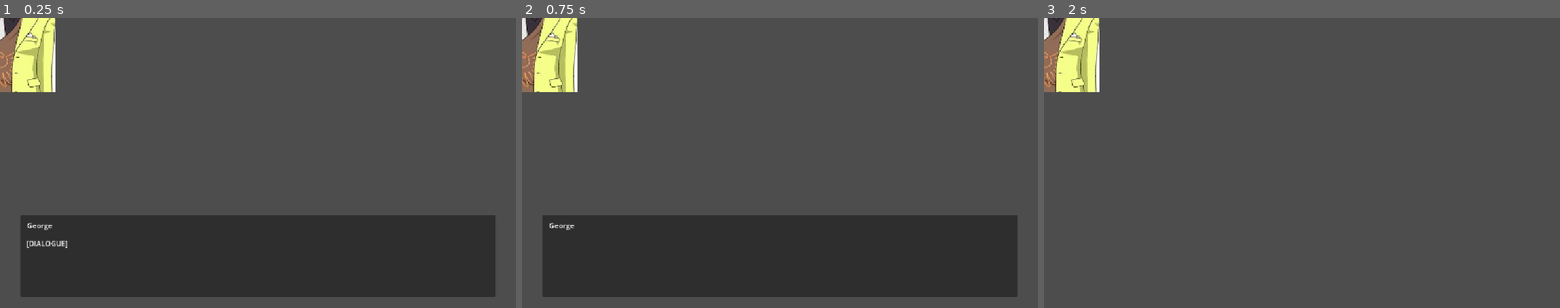
Above: before the commit, frames 1-3 (left to right).
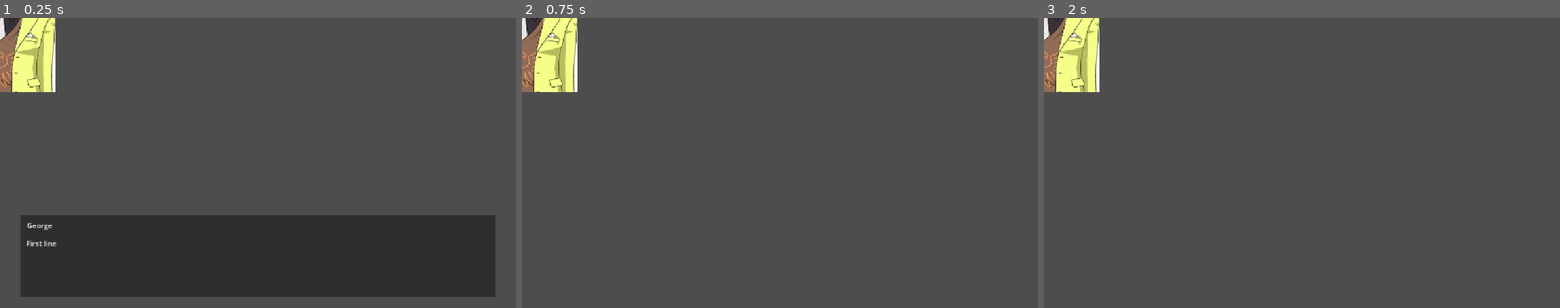
Above: after the commit, the same moments.

Repository: Hugtand2/dd-uge-2
Game: Godot game, scene res://!DEBUG/DebugScenes/test_dialogue/test_dialogue.tscn
Two runs of this game, one before a commit and one after it. Both use one fixed random seed, a clock stepped at 60 frames per second and the inputs below. This scene is started directly instead of the project's main scene.
Inputs (mouse positions are in pixels of both pictures, inside the frame that each line leads up to):
- Up to frame 1 (0.25 s): no input
- Up to frame 2 (0.75 s): tap Enter (ui_accept) at 0.5 s; move the mouse to (893, 148) at 0.52 s; hold Space (Confirm) from 0.53 s (still down); click (893, 148) at 0.67 s
- Up to frame 3 (2 s): tap Enter (ui_accept) at 0.77, 0.8, 1.07, 1.25 s; release Space (Confirm) at 1.25 s; drag from (1198, 177) to (1276, 221) at 1.27 s

The runs differ from the first frame. In frame 1, 0.1% of the frame differs, in the area x 5-14%, y 76-80%; in frame 2, 26%, in the area x 4-96%, y 68-97%; in frame 3, nothing differs.

Commit message:
Made basic work_place and TaxForm class

Diff:
--- a/!DEBUG/DebugScenes/test_dialogue/test_dialogue.gd
+++ b/!DEBUG/DebugScenes/test_dialogue/test_dialogue.gd
@@ -3,7 +3,6 @@
 var george_sprite: Sprite2D
 
 func _ready() -> void:
-	var customer = Customer.new("George")
-	add_child(customer)
-	customer.lines.append_array(customer.data.string_data)
-	customer.speak()
+	var c := Customer.new("George")
+	add_child(c)
+	c.speak()
--- a/Classes/Customer/Customer.gd
+++ b/Classes/Customer/Customer.gd
@@ -2,23 +2,33 @@
 extends Node2D
 
 var sprite: Sprite2D
-var data: CustomerData
+var data: PackedStringArray
 var lines: PackedStringArray = []
+var customer_data: CustomerData
+
 
 func _init(new_name: String, sprite_path: String = "") -> void:
 	name = new_name
-	var file: FileAccess = FileAccess.open(
-		"res://Resources/Customers/"+new_name+"/"+new_name.to_lower()+"_data.txt",
-		FileAccess.READ
-		)
-	data = CustomerData.new(file.get_as_text().split("\n"))
+	var path := "res://Resources/Customers/" + new_name + "/" + new_name.to_lower() + "_data.txt"
+	var file := FileAccess.open(path, FileAccess.READ)
+	if file == null:
+		push_error("Could not open " + path)
+		return
+	data = file.get_as_text().split("\n")
+	customer_data = CustomerData.new(data)
 	sprite = Sprite2D.new()
 	if sprite_path != "":
 		sprite.texture = load(sprite_path)
 	else:
-		sprite.texture = load("res://Resources/Customers/"+new_name+"/"+new_name.to_lower()+".jpg")
-	add_child(sprite) # Draw sprite
+		sprite.texture = load("res://Resources/Customers/" + new_name + "/" + new_name.to_lower() + ".jpg")
+	add_child(sprite)
 
 
 func speak() -> void:
-	DialogueBox.show_lines(name, lines)
+	DialogueBox.start(name, customer_data.read_section("[DIALOGUE]"))
+
+func greet() -> void:
+	var greetings := customer_data.read_section("[GREETINGS]")
+	if greetings.is_empty():
+		return
+	DialogueBox.start(name, PackedStringArray([greetings[randi() % greetings.size()]]))
--- a/Classes/Customer/CustomerData.gd
+++ b/Classes/Customer/CustomerData.gd
@@ -1,18 +1,47 @@
 class_name CustomerData
-extends Customer
+extends RefCounted
 
 var string_data: PackedStringArray
 var view_index: int = 0
 
-func _init(new_data: PackedStringArray) -> void:
-	string_data = new_data
+func _init(raw_lines: PackedStringArray) -> void:
+	# Clean once: strip whitespace/\r and drop empty lines
+	for l in raw_lines:
+		var clean := l.strip_edges()
+		if clean != "":
+			string_data.append(clean)
 
-#func
+func is_key(line: String) -> bool:
+	return line.begins_with("[") and line.ends_with("]")
 
-func findKeywordIndex(key_word: String) -> int:
-	var found_index
-	for l in string_data.size() - 1:
-		string_data[l].strip_edges() # Removes \n
-		if string_data[l] == "[DIALOGUE]": found_index = view_index
-		view_index += 1
-	return found_index
+func find_key_index(key: String) -> int:
+	for i in string_data.size():
+		if string_data[i] == key:
+			return i
+	return -1
+
+func read_section(key: String) -> PackedStringArray:
+	var result := PackedStringArray()
+	var start := find_key_index(key)
+	if start == -1:
+		push_error("Key not found: " + key)
+		return result
+	for i in range(start + 1, string_data.size()):
+		if is_key(string_data[i]):   # næste sektion
+			break
+		result.append(string_data[i])
+	return result
+
+func read_line(key: String, line_number: int) -> String:
+	var start := find_key_index(key)
+	if start == -1:
+		push_error("Key not found: " + key)
+		return ""
+	if line_number < 0:
+		return ""
+	for i in range(start + 1, string_data.size()):
+		if is_key(string_data[i]):      # reached the next section
+			return ""
+		if i - start - 1 == line_number:
+			return string_data[i]
+	return ""
--- /dev/null
+++ b/Classes/ObjectClasses/A_Indkomst.gd
@@ -0,0 +1,2 @@
+class_name A_Indkomst
+extends TaxForm
--- /dev/null
+++ b/Classes/ObjectClasses/TaxForm.gd
@@ -0,0 +1,9 @@
+class_name TaxForm
+extends Board
+
+var label_arr: Array[Label]
+var total_tax: TextEdit
+
+func _init(new_label_arr: Array[Label]) -> void:
+	label_arr = new_label_arr
+	return
--- /dev/null
+++ b/Scenes/GameObjects/Bell/Bell.tscn
@@ -0,0 +1,5 @@
+[gd_scene format=3 uid="uid://b1m8wcwuu564g"]
+
+[node name="TextureButton" type="TextureButton" unique_id=1535661549]
+offset_right = 40.0
+offset_bottom = 40.0
--- /dev/null
+++ b/Scenes/GameObjects/Bell/bell.gd
@@ -0,0 +1,10 @@
+extends TextureButton
+
+
+# Called when the node enters the scene tree for the first time.
+func _ready() -> void:
+	pass # Replace with function body.
+
+func _pressed() -> void:
+	print("Button pressed")
+	AudioPlayer.play_sound_effect("res://Resources/Audio/SoundEffects/GameObjectSoundEffects/bell_ring.mp3")
--- a/Scenes/UIScenes/dialogue_box/dialogue_box.gd
+++ b/Scenes/UIScenes/dialogue_box/dialogue_box.gd
@@ -3,27 +3,37 @@
 @onready var name_label: Label = $Panel/NameLabel
 @onready var text_label: Label = $Panel/TextLabel
 
-var lines: Array[String] = []
+var lines: PackedStringArray = []
 var index := 0
 
 func _ready() -> void:
 	hide()
 
-func show_lines(speaker: String, new_lines: Array[String]) -> void:
+func start(speaker: String, new_lines: PackedStringArray) -> void:
 	if new_lines.is_empty():
 		return
-	name_label.text = speaker
 	lines = new_lines
 	index = 0
+	name_label.text = speaker
 	text_label.text = lines[0]
 	show()
 
 func _input(event: InputEvent) -> void:
-	if not visible: return
-	if event.is_action_pressed("Confirm"):
-		get_viewport().set_input_as_handled()
-		index += 1
-		if index >= lines.size():
-			hide()
-		else:
-			text_label.text = lines[index]
+	if not visible:
+		return
+
+	var advance := false
+	if event.is_action_pressed("ui_accept"):
+		advance = true
+	elif event is InputEventMouseButton and event.pressed and event.button_index == MOUSE_BUTTON_LEFT:
+		advance = true
+
+	if not advance:
+		return
+
+	get_viewport().set_input_as_handled()
+	index += 1
+	if index >= lines.size():
+		hide()
+	else:
+		text_label.text = lines[index]
--- /dev/null
+++ b/Scenes/work_place/work_place.gd
@@ -0,0 +1,9 @@
+extends Node2D
+
+var current_customer: Customer
+var is_serving := false
+var cash: float
+
+func _ready() -> void:
+
+	pass
--- /dev/null
+++ b/Scenes/work_place/work_place.tscn
@@ -0,0 +1,20 @@
+[gd_scene format=3 uid="uid://bwikx6f55bkpf"]
+
+[ext_resource type="Script" uid="uid://bgsc6go5r4nep" path="res://Scenes/work_place/work_place.gd" id="1_1xjvi"]
+[ext_resource type="PackedScene" uid="uid://jgva0pjpv0ps" path="res://Scenes/GameObjects/desk/desk.tscn" id="2_yo8tq"]
+[ext_resource type="PackedScene" uid="uid://b1m8wcwuu564g" path="res://Scenes/GameObjects/Bell/Bell.tscn" id="3_66565"]
+[ext_resource type="Texture2D" uid="uid://catdmr57c2l5c" path="res://Resources/Sprites/GameObjectSprites/bell.png" id="4_tmcx4"]
+[ext_resource type="Script" uid="uid://c4j6svabuvf70" path="res://Scenes/GameObjects/Bell/bell.gd" id="5_gtg6k"]
+
+[node name="WorkPlace" type="Node2D" unique_id=1718905792]
+script = ExtResource("1_1xjvi")
+
+[node name="Desk" parent="." unique_id=914102673 instance=ExtResource("2_yo8tq")]
+
+[node name="Bell" parent="." unique_id=1535661549 instance=ExtResource("3_66565")]
+offset_left = 647.0
+offset_top = 142.0
+offset_right = 1007.0
+offset_bottom = 502.0
+texture_normal = ExtResource("4_tmcx4")
+script = ExtResource("5_gtg6k")
--- a/Setup/AudioSetup/audio_stream_player.gd
+++ b/Setup/AudioSetup/audio_stream_player.gd
@@ -1,27 +1,20 @@
-extends AudioStreamPlayer
+extends Node
 # Autoload
 
-@onready var music_player: AudioStreamPlayer = self
+@onready var music_player: AudioStreamPlayer = $MusicPlayer
+@onready var sfx_player: AudioStreamPlayer = $SoundEffectPlayer
 
-# Called when the node enters the scene tree for the first time.
-func _ready() -> void:
-	return
+func play_sound_effect(file_path: String) -> void:
+	var sound := load(file_path) as AudioStream
+	if sound == null:
+		push_error("Could not load sound: " + file_path)
+		return
+	sfx_player.stream = sound
+	sfx_player.play()
 
-var current_track = ""
+# Forward the music functions so everything goes through one name
+func play_custom_track(file_path: String) -> void:
+	music_player.play_custom_track(file_path)
 
 func stop_music() -> void:
-	current_track = ""
-	stop()
-
-func play_custom_track(file_path: String) -> void:
-	# Checks if track is already playing
-	if current_track == file_path and playing:
-		return
-	current_track = file_path
-
-	# Changes track
-	stream = load(file_path)
-	if stream:
-		stream.loop = true
-		self.stream = stream
-		play()
+	music_player.stop_music()
--- a/Setup/AudioSetup/audio_stream_player.tscn
+++ b/Setup/AudioSetup/audio_stream_player.tscn
@@ -1,6 +1,12 @@
 [gd_scene format=3 uid="uid://cedj0ccwfh1bx"]
 
-[ext_resource type="Script" uid="uid://khfhhg5so7d6" path="res://Setup/AudioSetup/audio_stream_player.gd" id="1_e2cgn"]
+[ext_resource type="Script" uid="uid://qwvepthud00i" path="res://Setup/AudioSetup/audio_stream_player.gd" id="1_e2cgn"]
+[ext_resource type="Script" uid="uid://khfhhg5so7d6" path="res://Setup/AudioSetup/music_player.gd" id="2_iq33y"]
 
-[node name="MusicPlayer" type="AudioStreamPlayer" unique_id=2026208481]
+[node name="AudioPlayer" type="AudioStreamPlayer" unique_id=1142239070]
 script = ExtResource("1_e2cgn")
+
+[node name="MusicPlayer" type="AudioStreamPlayer" parent="." unique_id=2026208481]
+script = ExtResource("2_iq33y")
+
+[node name="SoundEffectPlayer" type="AudioStreamPlayer" parent="." unique_id=1410585934]
--- /dev/null
+++ b/Setup/AudioSetup/music_player.gd
@@ -0,0 +1,24 @@
+extends AudioStreamPlayer
+
+# Called when the node enters the scene tree for the first time.
+func _ready() -> void:
+	return
+
+var current_track = ""
+
+func stop_music() -> void:
+	current_track = ""
+	stop()
+
+func play_custom_track(file_path: String) -> void:
+	# Checks if track is already playing
+	if current_track == file_path and playing:
+		return
+	current_track = file_path
+
+	# Changes track
+	stream = load(file_path)
+	if stream:
+		stream.loop = true
+		self.stream = stream
+		play()
--- a/project.godot
+++ b/project.godot
@@ -17,7 +17,7 @@
 
 [autoload]
 
-MusicPlayer="*uid://cedj0ccwfh1bx"
+AudioPlayer="*uid://cedj0ccwfh1bx"
 DialogueBox="*uid://c5bfgciv7shja"
 
 [display]
Not shown, added: Classes/ObjectClasses/A_Indkomst.gd.uid
Not shown, added: Classes/ObjectClasses/TaxForm.gd.uid
Not shown, added: Resources/Audio/SoundEffects/GameObjectSoundEffects/bell_ring.mp3.import
Not shown, changed: Resources/Customers/George/george_data.txt
Binary file added: Resources/Sprites/GameObjectSprites/bell.png
Not shown, added: Resources/Sprites/GameObjectSprites/bell.png.import
Not shown, added: Scenes/GameObjects/Bell/bell.gd.uid
Not shown, added: Scenes/work_place/work_place.gd.uid
Not shown, changed: Setup/AudioSetup/audio_stream_player.gd.uid
Not shown, added: Setup/AudioSetup/music_player.gd.uid
Not shown, added: Resources/Audio/SoundEffects/GameObjectSoundEffects/bell_ring.mp3
